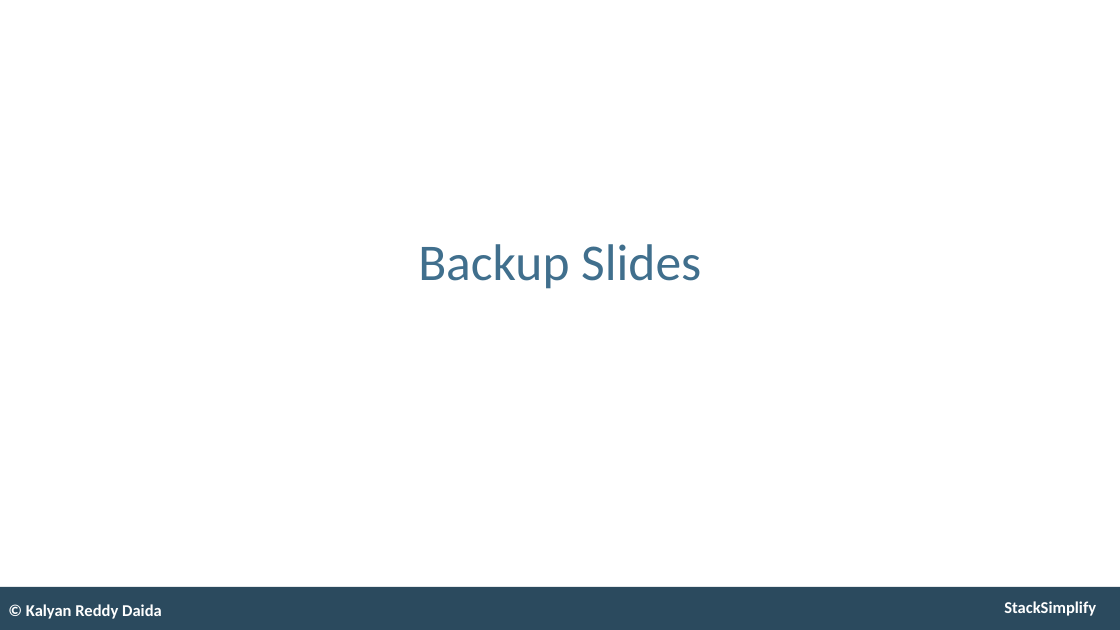
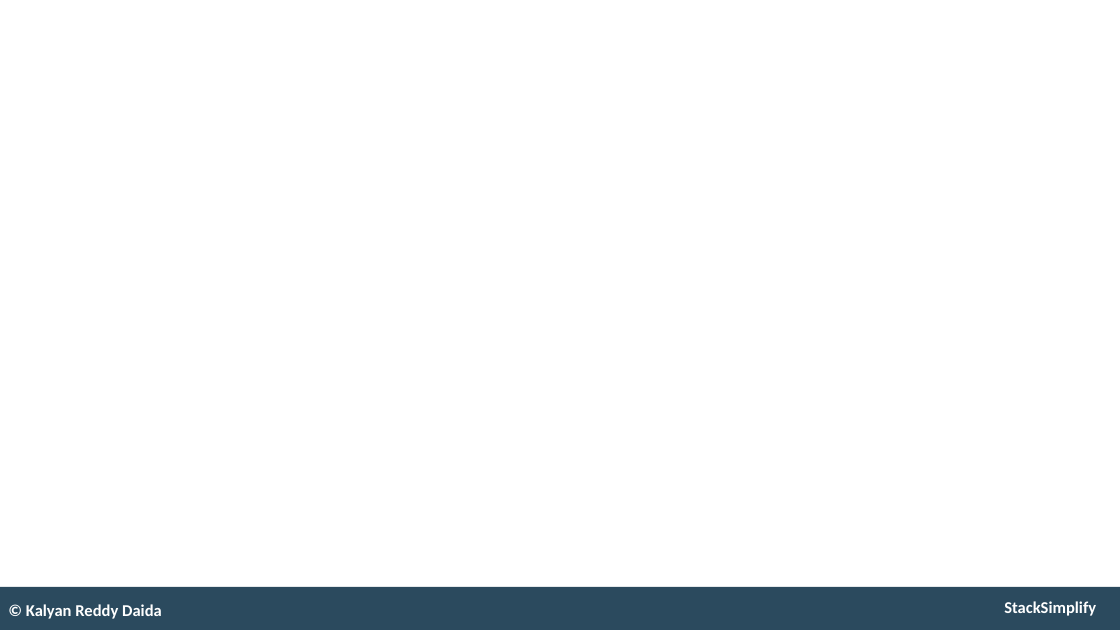
Before and after one commit to talvionyx/aws-eks-kubernetes-masterclass, a slide deck: slide 176 of presentation/AWS-Fargate-and-EKS-Masterclass.pptx (slide 190 before the commit). Drawn at 1120x630 pixels with LibreOffice and Linux fonts; fonts in the diff are those of the drawing. Boxes give left, top, right and bottom in pixels: in the first picture for what was removed or moved away, otherwise in the second. Text is boxed around its words. In the diff, an @@ line names an element or a change of style, - is before the commit and + after.

```diff
--- a/presentation/AWS-Fargate-and-EKS-Masterclass.pptx
+++ b/presentation/AWS-Fargate-and-EKS-Masterclass.pptx
@@ title removed at (x1=418, y1=244, x2=701, y2=289) @@
-Backup Slides
```
Also in this commit, not shown: 9 other slides changed, 5 slides added, 41 slides removed, 1 other file.
